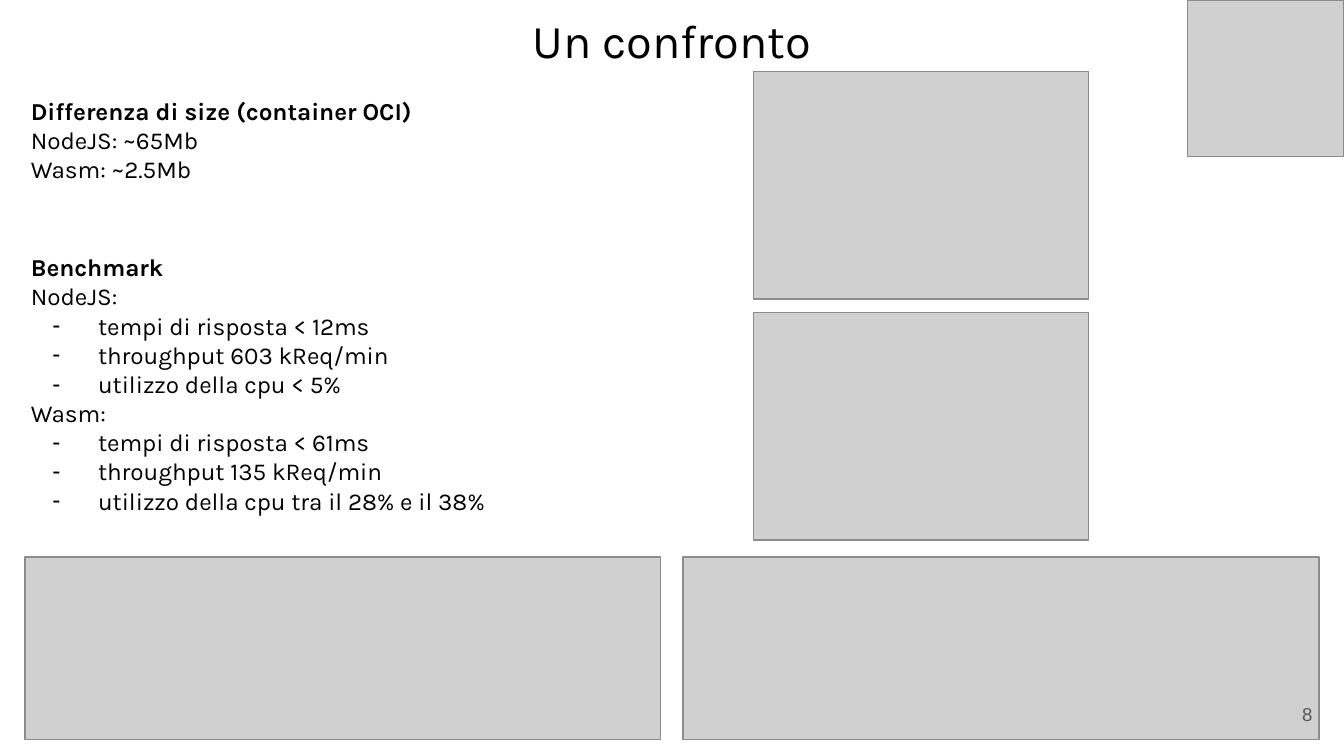
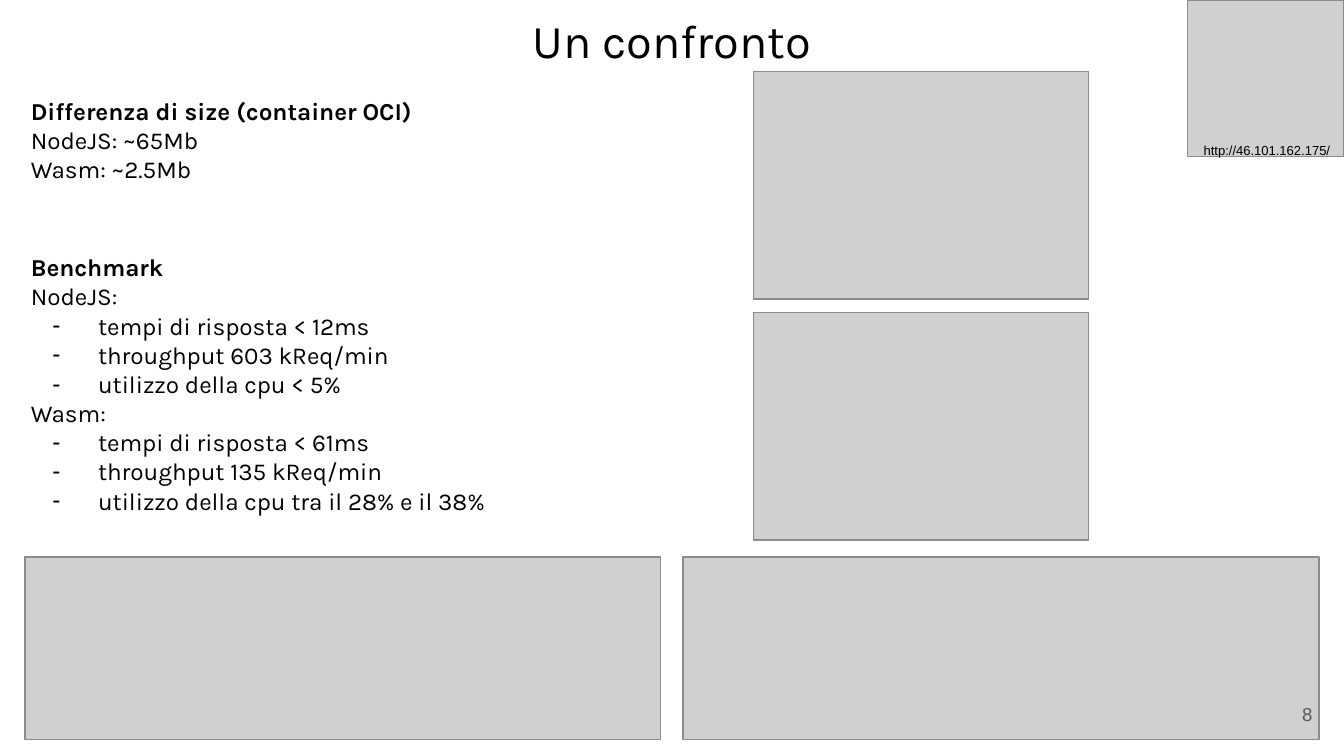
Before and after one commit to ilcors-dev/bachelor-thesis, a slide deck: slide 8 of presentation/Presentazione tesi - WASI.pptx. Drawn at 1344x756 pixels with LibreOffice and Linux fonts; fonts in the diff are those of the drawing; grey boxes stand for pictures. Boxes give left, top, right and bottom in pixels: in the first picture for what was removed or moved away, otherwise in the second. Text is boxed around its words. In the diff, an @@ line names an element or a change of style, - is before the commit and + after.

Commit message:
feat: added http url

```diff
--- a/presentation/Presentazione tesi - WASI.pptx
+++ b/presentation/Presentazione tesi - WASI.pptx
@@ text added at bbox=[1204, 145, 1330, 158], 7 pt, text #000000 @@
+http://46.101.162.175/
```
Also in this commit, not shown: 2 other slides changed, 1 other file.
